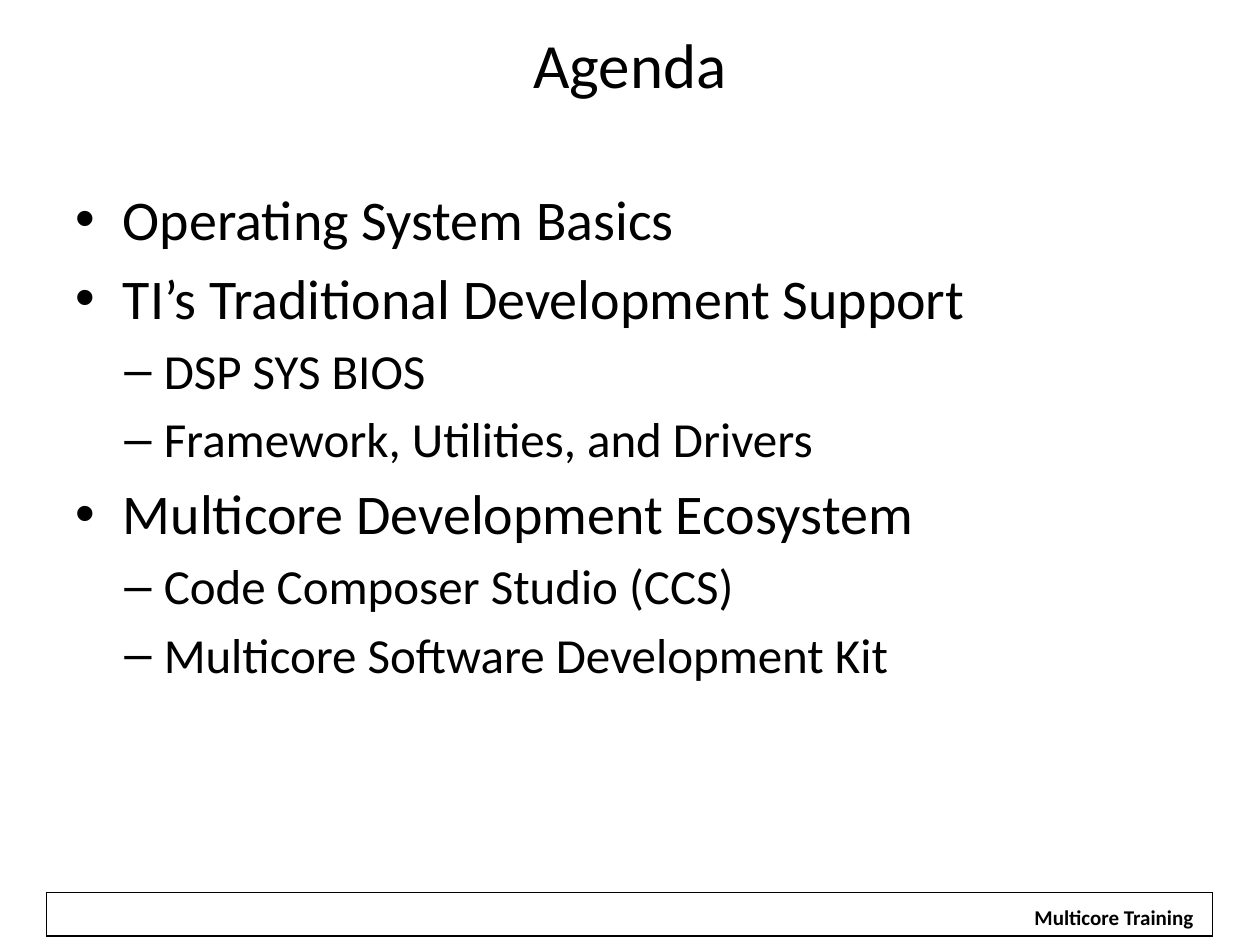
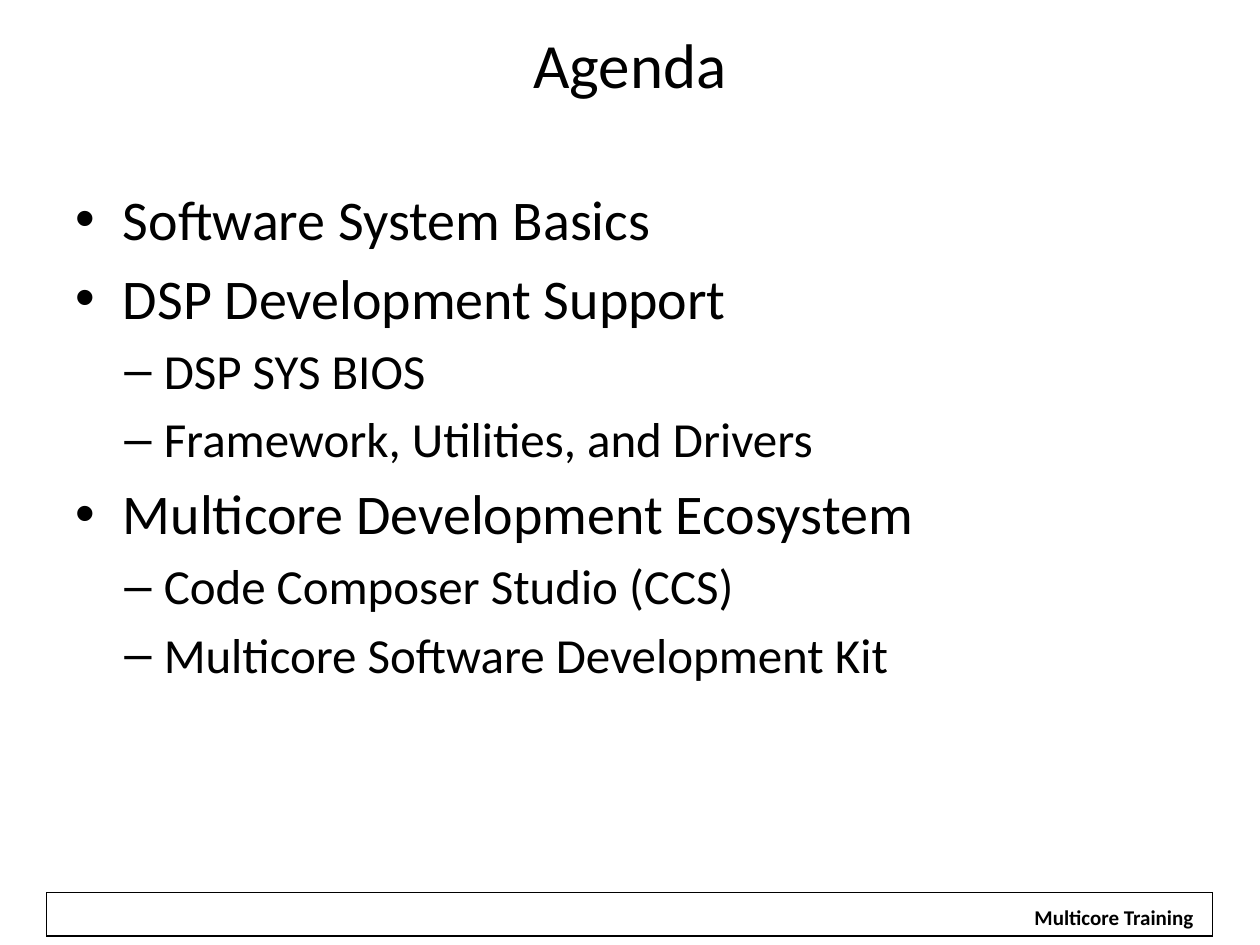
Before and after one commit to hari1989/keystone-workshop, a slide deck: slide 2 of slides/Introduction to KeyStone Software Ecosystem.pptx. Drawn at 1260x945 pixels with LibreOffice and Linux fonts; fonts in the diff are those of the drawing; background and template pictures are left out. Boxes give left, top, right and bottom in pixels: in the first picture for what was removed or moved away, otherwise in the second. Text is boxed around its words. In the diff, an @@ line names an element or a change of style, - is before the commit and + after.

```diff
--- a/slides/Introduction to KeyStone Software Ecosystem.pptx
+++ b/slides/Introduction to KeyStone Software Ecosystem.pptx
@@ text at bbox=[123, 201, 726, 328]: text changed @@
-• Operating System Basics
-• TI’s Traditional Development Support
+• Software System Basics
+• DSP Development Support
```
Also in this commit, not shown: 16 other slides changed, 1 other file.
